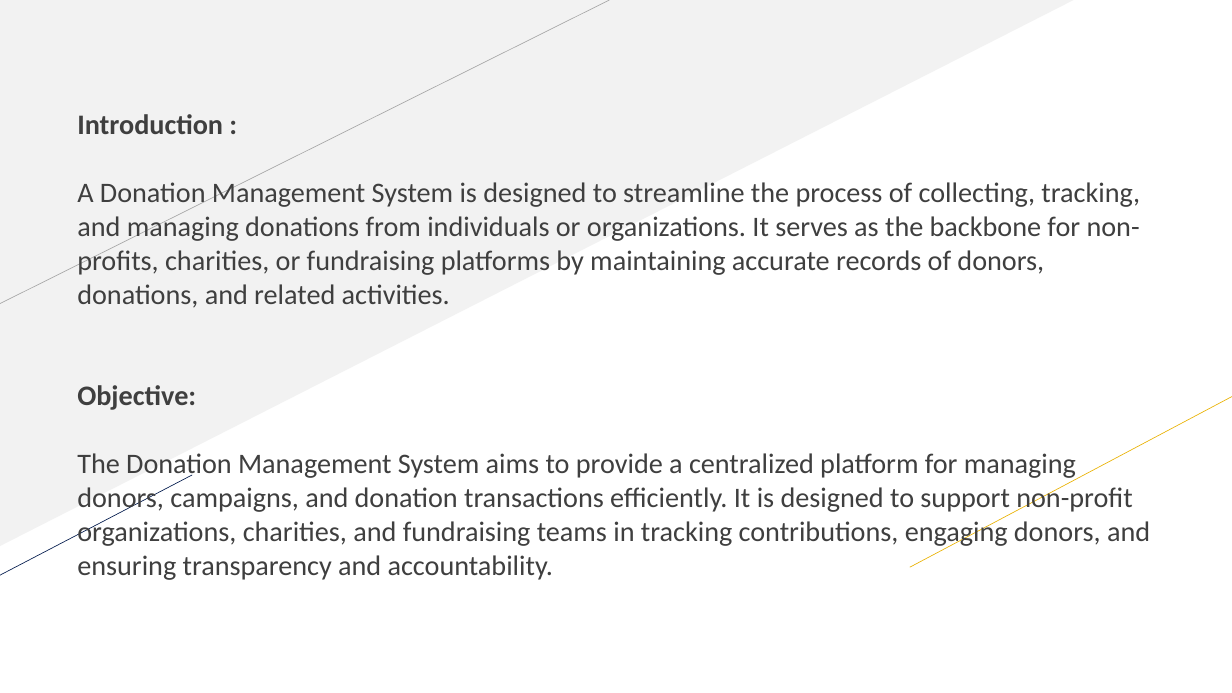
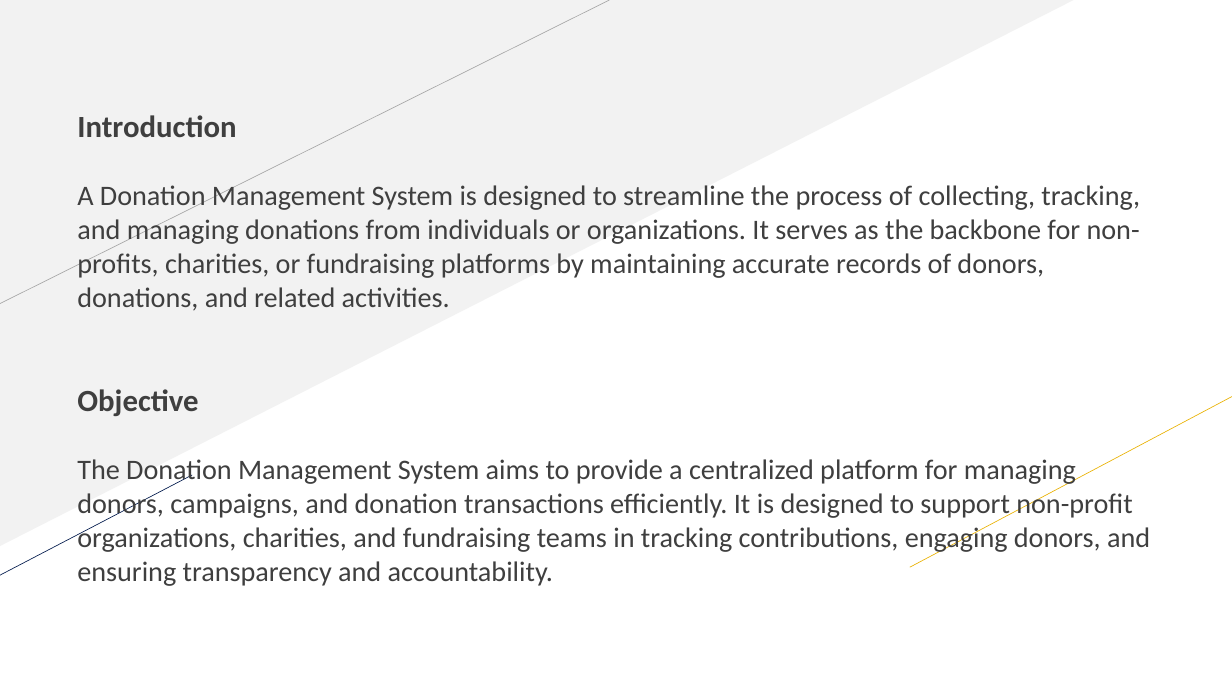
Before and after one commit to SharminAkter13/php_project, a slide deck: slide 7 of project_proposal/1288188_Sharmin_Akter.pptx. Drawn at 1232x693 pixels with LibreOffice and Linux fonts; fonts in the diff are those of the drawing. Boxes give left, top, right and bottom in pixels: in the first picture for what was removed or moved away, otherwise in the second. Text is boxed around its words. In the diff, an @@ line names an element or a change of style, - is before the commit and + after.

```diff
--- a/project_proposal/1288188_Sharmin_Akter.pptx
+++ b/project_proposal/1288188_Sharmin_Akter.pptx
@@ text at (x1=77, y1=115, x2=236, y2=137): text changed; size 22 to 24 pt @@
-Introduction :
+Introduction
@@ text at (x1=77, y1=389, x2=198, y2=416): text changed; size 22 to 24 pt @@
-Objective:
+Objective
```
Also in this commit, not shown: 15 other slides changed.
